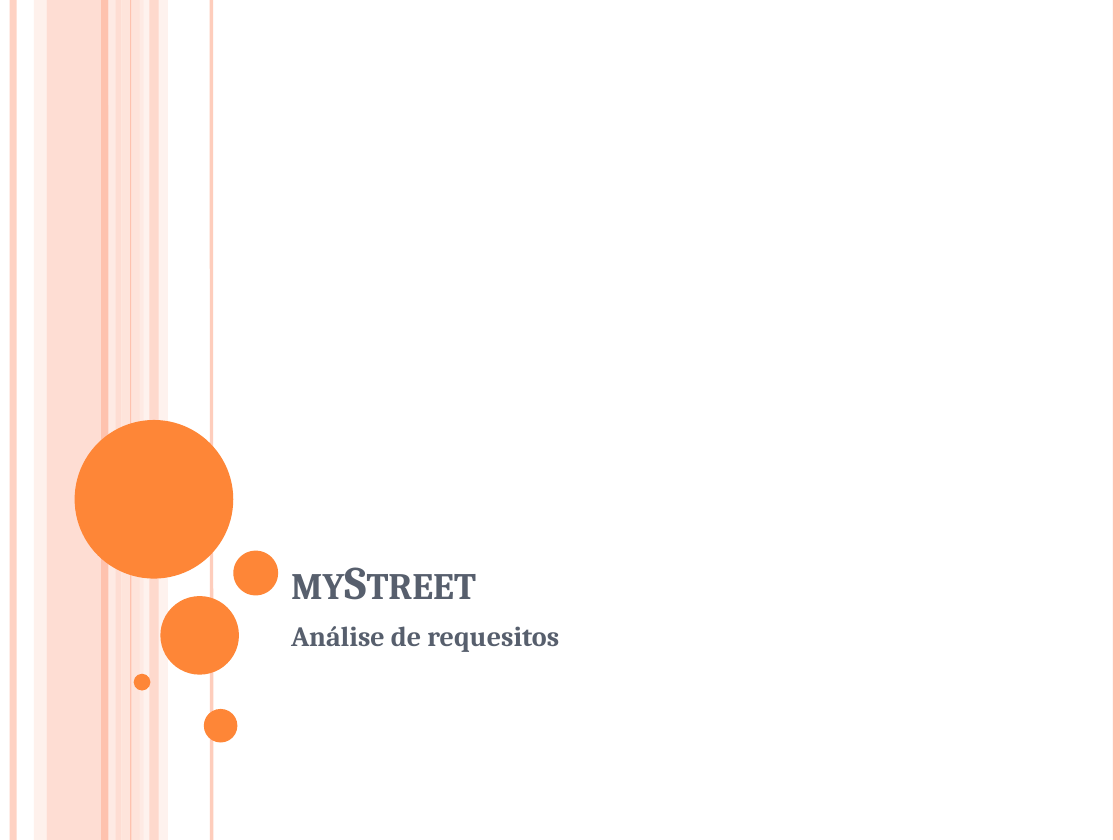
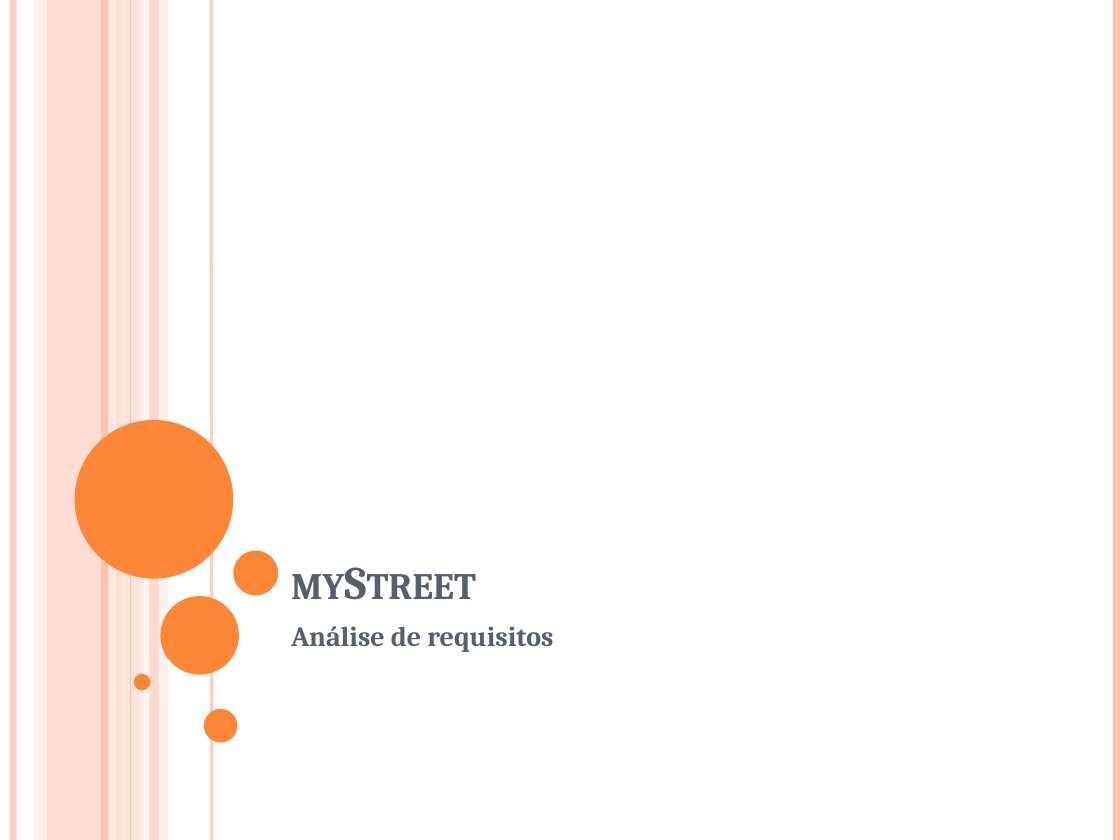
Before and after one commit to LI4myStreet/mystreet, a slide deck: slide 1 of docs/fase2/relatorio/myStreet.pptx. Drawn at 1120x840 pixels with LibreOffice and Linux fonts; fonts in the diff are those of the drawing. Boxes give left, top, right and bottom in pixels: in the first picture for what was removed or moved away, otherwise in the second. Text is boxed around its words. In the diff, an @@ line names an element or a change of style, - is before the commit and + after.

Commit message:
Submissao powerpoint

```diff
--- a/docs/fase2/relatorio/myStreet.pptx
+++ b/docs/fase2/relatorio/myStreet.pptx
@@ subtitle at box(291, 626, 553, 652): text changed @@
-Análise de requesitos
+Análise de requisitos
```
Also in this commit, not shown: 1 other file.
